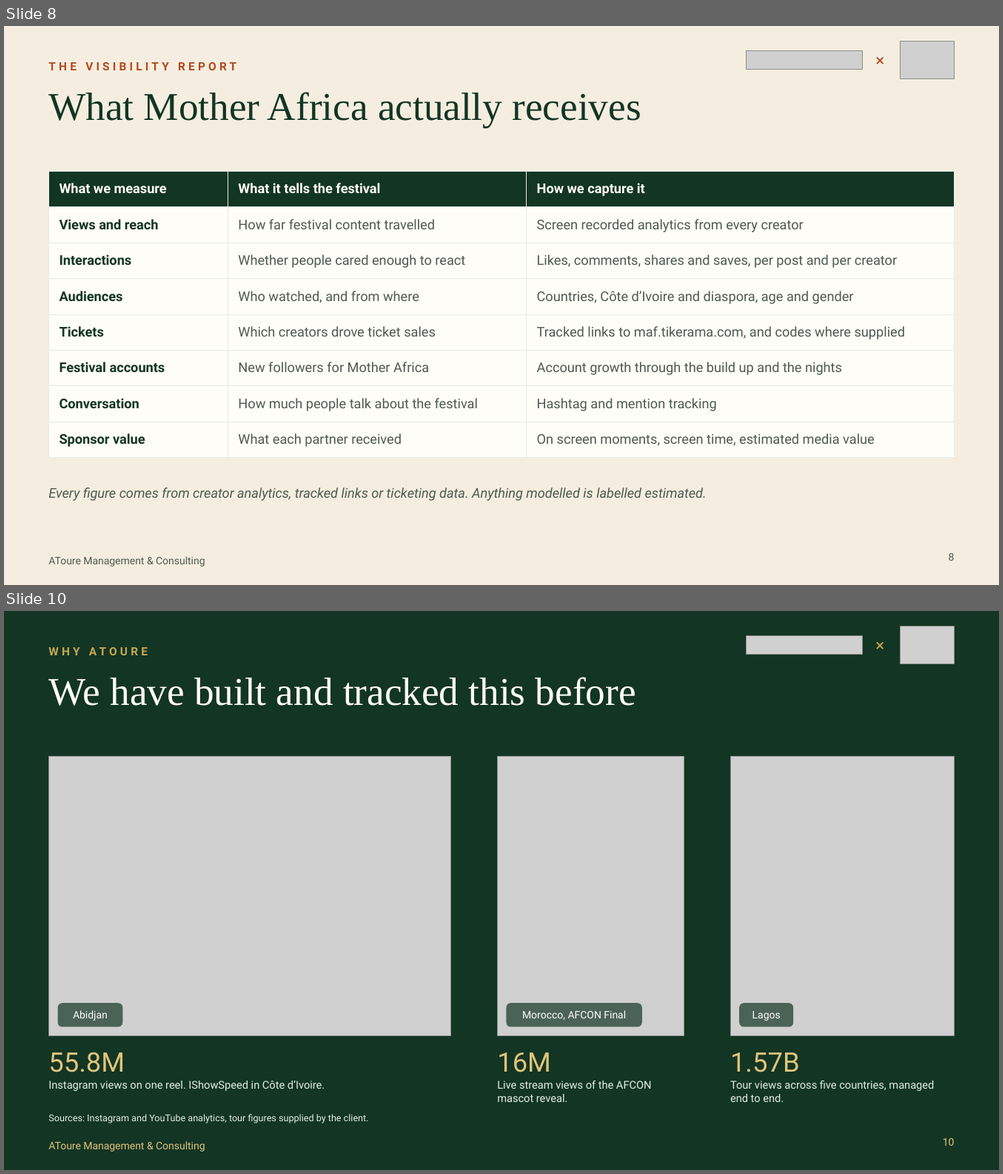
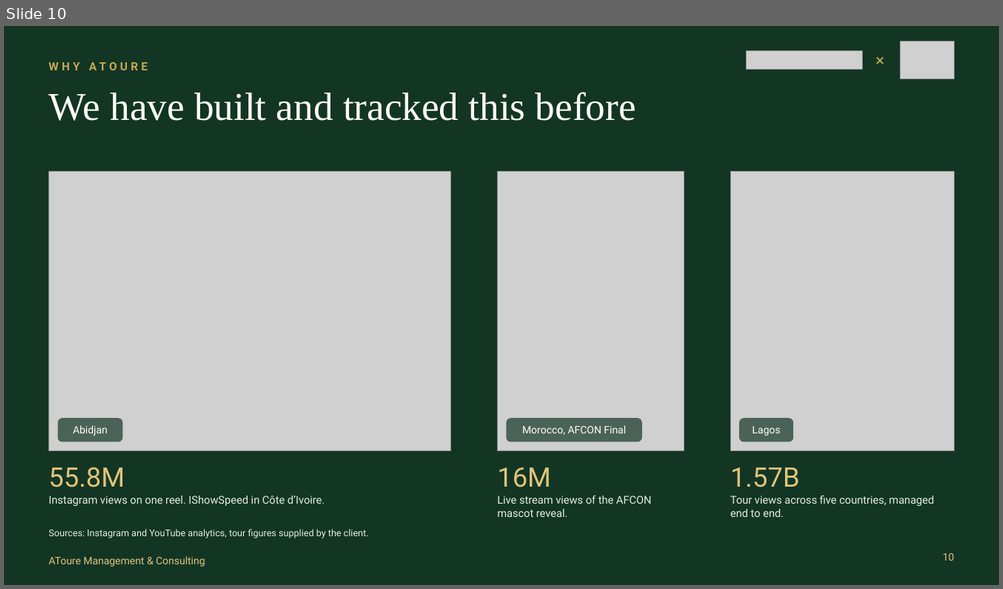
Before and after one commit to atoureconsulting/Mother-Africa, a slide deck: proposition-deck/AToure Mother Africa Festival Proposal.pptx. Shown one above the other, each under a label of ours: slides 8 and 10 before the commit, slide 10 after it; the slides between them are not shown. The pictures are 1003x1174 and 1003x589 pixels, drawn with LibreOffice and Linux fonts; fonts in the diff are those of the drawing; grey boxes stand for pictures; background and template pictures are left out. Boxes give left, top, right and bottom in pixels: in the first picture for what was removed or moved away, otherwise in the second. Text is boxed around its words. In the diff, an @@ line names an element or a change of style, - is before the commit and + after.

```diff
--- a/proposition-deck/AToure Mother Africa Festival Proposal.pptx
+++ b/proposition-deck/AToure Mother Africa Festival Proposal.pptx
@@ slide 8 removed at bbox=[4, 26, 999, 585], background #F5EEE0 @@
@@ text removed at bbox=[867, 46, 893, 73] @@
-×
@@ picture removed at bbox=[900, 41, 954, 79] @@
@@ text removed at bbox=[48, 62, 236, 70] @@
-THE VISIBILITY REPORT
@@ picture removed at bbox=[746, 50, 862, 69] @@
@@ title removed at bbox=[48, 92, 641, 128] @@
-What Mother Africa actually receives
@@ table removed at bbox=[48, 172, 954, 450], 8 rows, 3 columns @@
-What we measure | What it tells the festival | How we capture it
-Views and reach | How far festival content travelled | Screen recorded analytics from every creator
-Interactions | Whether people cared enough to react | Likes, comments, shares and saves, per post and per creator
-Audiences | Who watched, and from where | Countries, Côte d’Ivoire and diaspora, age and gender
-Tickets | Which creators drove ticket sales | Tracked links to maf.tikerama.com, and codes where supplied
-Festival accounts | New followers for Mother Africa | Account growth through the build up and the nights
-Conversation | How much people talk about the festival | Hashtag and mention tracking
-Sponsor value | What each partner received | On screen moments, screen time, estimated media value
@@ text removed at bbox=[48, 488, 706, 501] @@
-Every figure comes from creator analytics, tracked links or ticketing data. Anything modelled is labelled estimated.
@@ text removed at bbox=[48, 557, 205, 567] @@
-AToure Management & Consulting
@@ page number removed at bbox=[948, 554, 954, 561] @@
-8
```
Also in this commit, not shown: 5 slides changed, 1 slide added, 10 other files.
